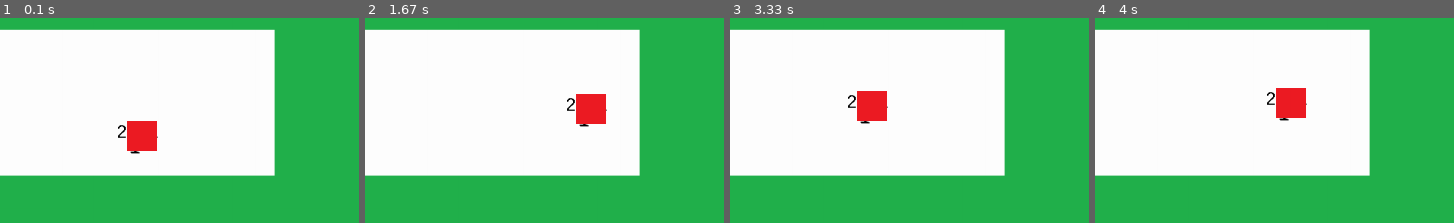
Above: before the commit, frames 1-4 (left to right).
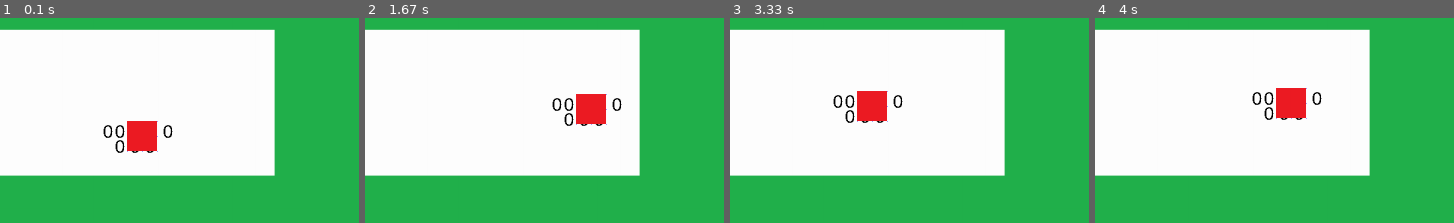
Above: after the commit, the same moments.

Repository: CeVauDe/bugfree-game-about-bugs
Game: pygame game, started from basic_game/basic_game.py
Same seed, same stepped clock (60 frames per second), same inputs: the game is played once before the commit and once after it.
Inputs:
- Up to frame 1 (0.1 s): no input
- Up to frame 2 (1.67 s): hold Right 0.33-0.8 s; hold Up 0.83-1.13 s; hold Right 1.17-1.63 s
- Up to frame 3 (3.33 s): hold Left 1.67-2.2 s; hold Down 2.23-2.53 s; hold Left 2.57-2.97 s; hold Up from 3 s (still down)
- Up to frame 4 (4 s): release Up at 3.37 s; hold Right from 3.4 s (still down)
The pictures show only the part of the screen within x 35-85%, y 26-76%; the shares and areas given below are measured in that part.

The runs differ from the first frame. In frame 1, 0.5% of the frame differs, in the area x 28-49%, y 50-67%; in frame 2, 0.5%; in frame 3, 0.5%; in frame 4, 0.5%.

Commit message:
Calculate distance to background from endge of the block instead of the center

Diff:
--- a/basic_game/basic_game.py
+++ b/basic_game/basic_game.py
@@ -2,6 +2,7 @@
 import math
 import pygame
 import sys
+import numpy as np
 
 
 def simulate():
@@ -30,7 +31,11 @@
 def update():
     pos = [[center[0], center[1]], [center[0], center[1]], [center[0], center[1]], [center[0], center[1]],
            [center[0], center[1]], [center[0], center[1]], [center[0], center[1]], [center[0], center[1]]]
+    pos2 = [[center[0], center[1]]] * 8  # Python magic :o
+    pos3 = np.array([center] * 8, dtype=float)  # even more magic
+    pos3 += block_offset
 
+    pos = pos3.astype(int)
     pygame.font.init()
     textfont = pygame.font.SysFont('Arial', 30)
 
@@ -38,12 +43,15 @@
         length = 0
         while not surface.get_at((pos[i][0], pos[i][1])) == BORDER_COLOR and length < 2000:
             length = length + 1
-            pos[i][0] = int(center[0] + math.cos(math.radians(360 - degree)) * length * pos_fak[i][0])
-            pos[i][1] = int(center[1] + math.sin(math.radians(360 - degree)) * length * pos_fak[i][1])
+            # pos[i][0] = int(center[0] + math.cos(math.radians(360 - degree)) * length * pos_fak[i][0])
+            # pos[i][1] = int(center[1] + math.sin(math.radians(360 - degree)) * length * pos_fak[i][1])
+            pos[i, :] += pos_fak[i, :]
 
-        pygame.draw.line(surface, (0, 0, 255), (center[0], center[1]), (pos[i][0], pos[i][1]))
+        # pygame.draw.line(surface, (0, 0, 255), (center[0], center[1]), (pos[i][0], pos[i][1]))
+        pygame.draw.line(surface, (0, 0, 255), pos3[i, :], pos[i, :])
 
-        dist[i] = int(math.sqrt(math.pow(pos[i][0] - center[0], 2) + math.pow(pos[i][1] - center[1], 2)))
+        # dist[i] = int(math.sqrt(math.pow(pos[i][0] - center[0], 2) + math.pow(pos[i][1] - center[1], 2)))
+        dist[i] = int(math.sqrt(np.sum(np.square(pos[i, :] - pos3[i, :]))))
         surface.blit(textfont.render(str(dist[i]), False, (0, 0, 0)), (pos[i][0] + offset[i][0], pos[i][1] + offset[i][1]))
 
     surface.blit(blockImage, (center[0] - 25, center[1] - 25))
@@ -80,9 +88,12 @@
     BORDER_COLOR = (255, 255, 255, 255)
 
     degree = 45
-    pos_fak = [[0, 1], [1, 1], [1, 0], [1, -1], [0, -1], [-1, -1], [-1, 0], [-1, 1]]
-    dist = [0, 0, 0, 0, 0, 0, 0, 0]
-    offset = [[-20, -25], [-20, -25], [10, -25], [-20, 0], [-20, 0], [-20, 0], [-40, -25], [-20, -25]]
+    pos_fak = np.array([[0, 1], [1, 1], [1, 0], [1, -1], [0, -1], [-1, -1], [-1, 0], [-1, 1]])
+    block_offset = np.zeros_like(pos_fak)
+    block_offset[:, 0] = pos_fak[:, 0] * block_width / 2
+    block_offset[:, 1] = pos_fak[:, 1] * block_height / 2
+    dist = np.array([0, 0, 0, 0, 0, 0, 0, 0])
+    offset = np.array([[-20, -25], [-20, -25], [10, -25], [-20, 0], [-20, 0], [-20, 0], [-40, -25], [-20, -25]])
 
     while True:
         simulate()
